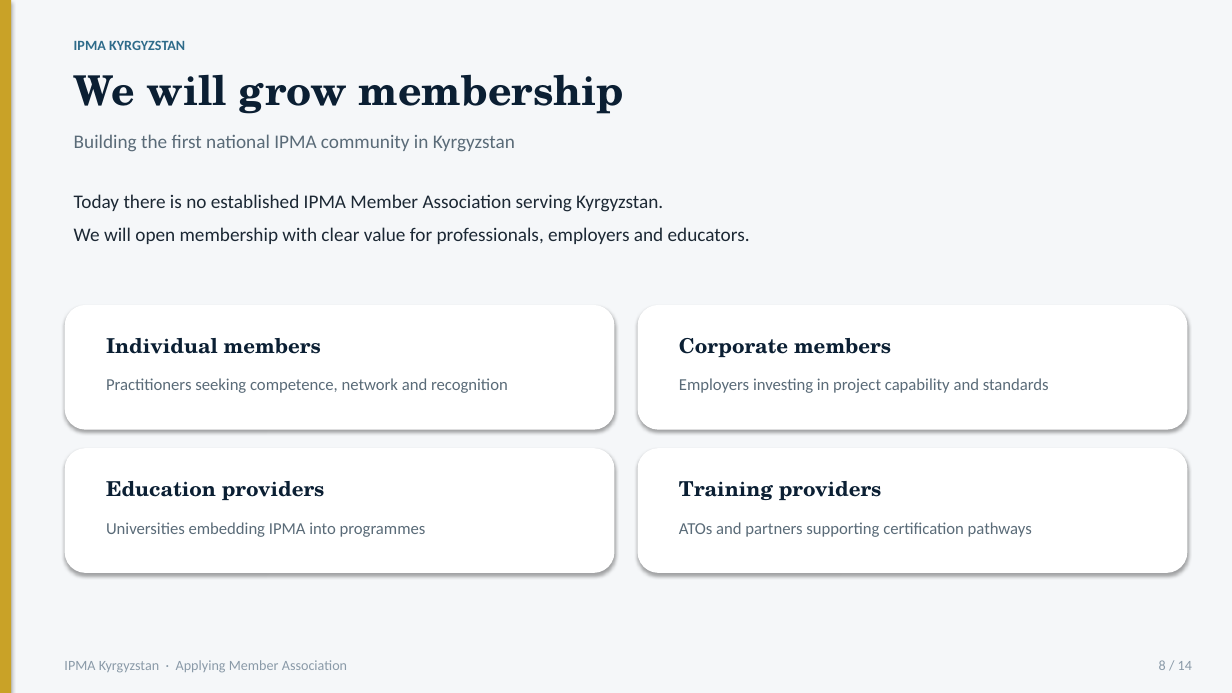
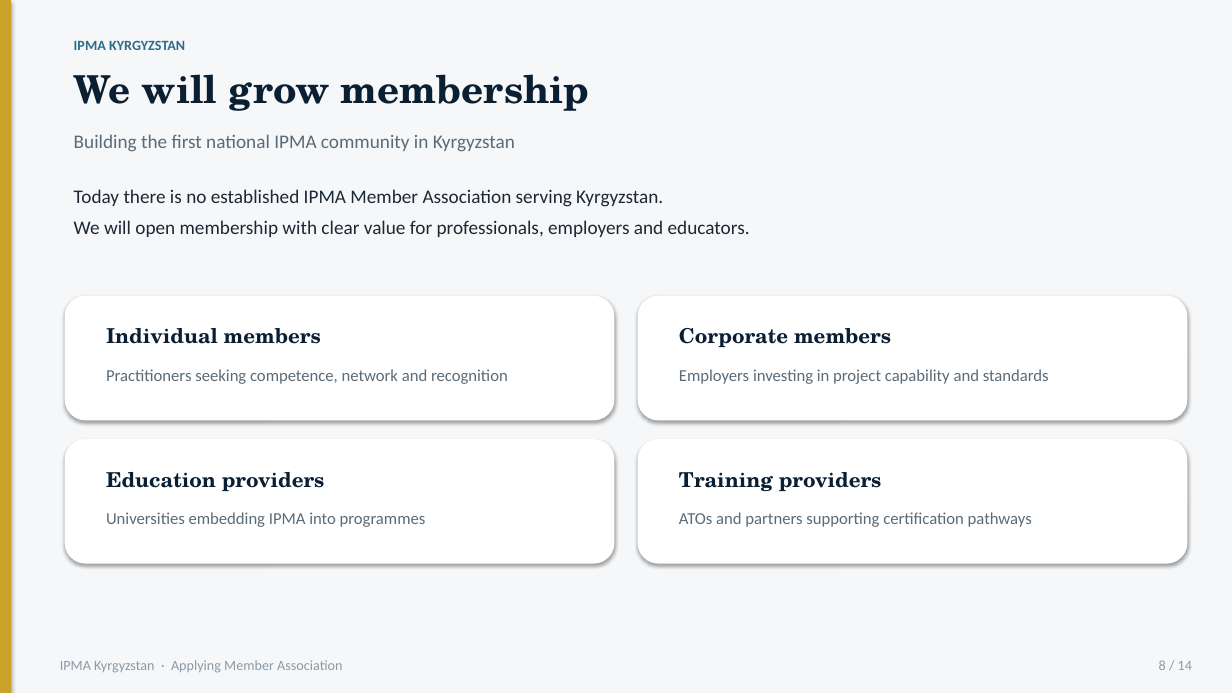
Before and after one commit to umekishev/umekishev, a slide deck: slide 8 of presentations/IPMA_Kyrgyzstan_CoD_Presentation.pptx. Drawn at 1232x693 pixels with LibreOffice and Linux fonts; fonts in the diff are those of the drawing. Boxes give left, top, right and bottom in pixels: in the first picture for what was removed or moved away, otherwise in the second. Text is boxed around its words. In the diff, an @@ line names an element or a change of style, - is before the commit and + after.

```diff
--- a/presentations/IPMA_Kyrgyzstan_CoD_Presentation.pptx
+++ b/presentations/IPMA_Kyrgyzstan_CoD_Presentation.pptx
@@ text "We will grow membership" at (74, 74, 590, 111): size 32 to 30 pt @@
@@ text "Today there is no established ..." at (74, 189, 750, 237): less space between paragraphs @@
@@ 8 texts, 4 rounded rectangles: place and size @@
-8 texts, 4 rounded rectangles at (65, 305, 1188, 573)
+8 texts, 4 rounded rectangles at (65, 296, 1188, 564)
@@ text "IPMA Kyrgyzstan · Applying Member ...": place and size @@
-text "IPMA Kyrgyzstan · Applying Member ..." at (64, 660, 347, 673)
+text "IPMA Kyrgyzstan · Applying Member ..." at (60, 660, 342, 673)
```
Also in this commit, not shown: 13 other slides changed.
